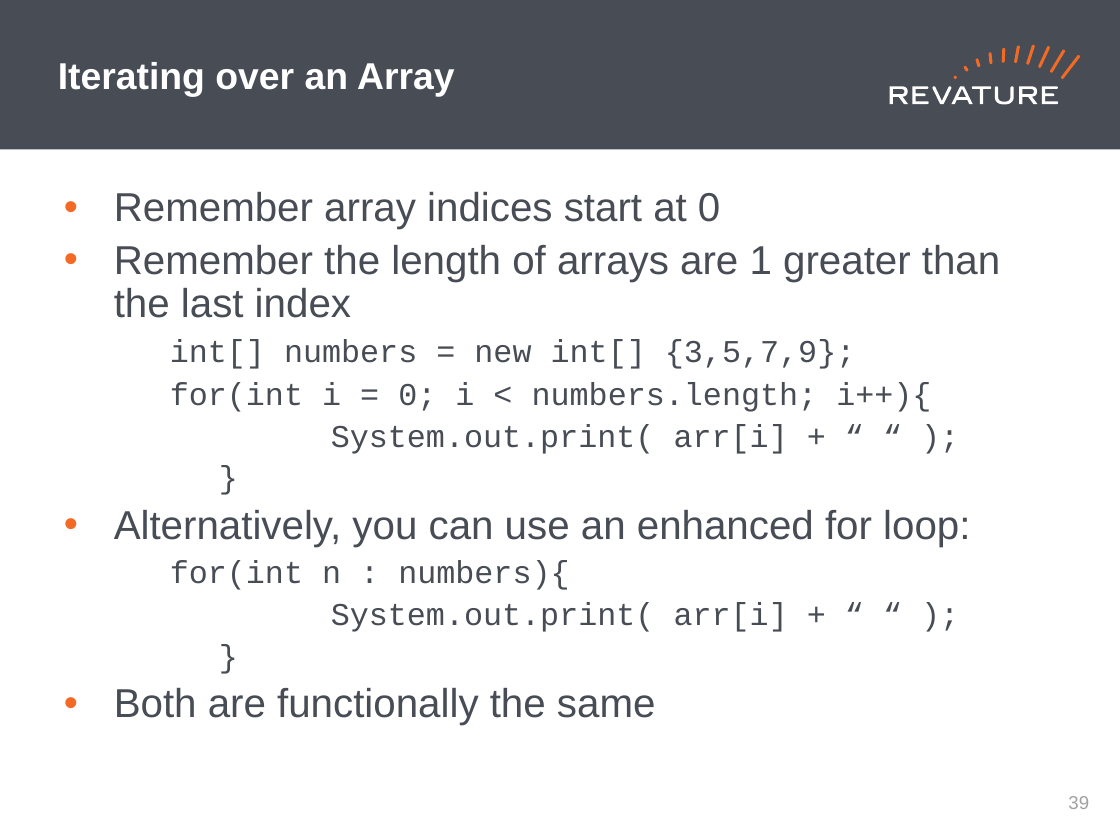
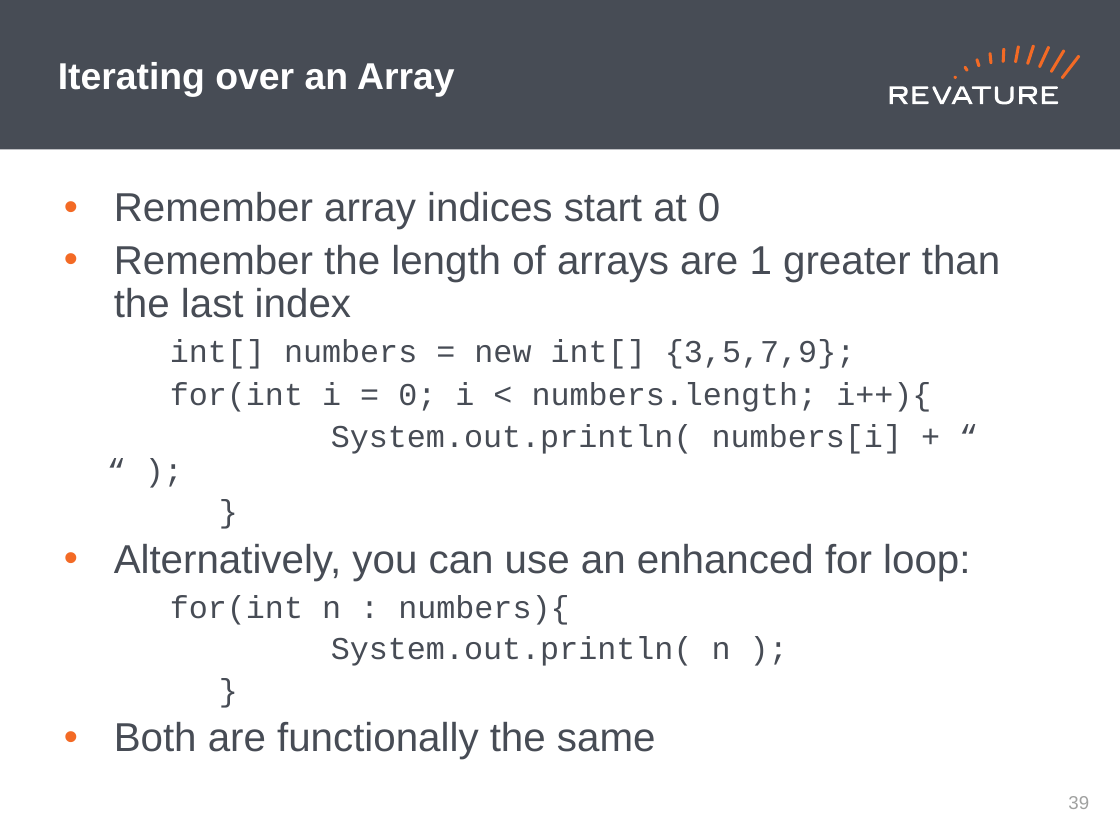
Before and after one commit to jhigherevature/ROCP-210412, a slide deck: slide 40 of powerpoints/Roc_Day02 - Operators_Methods_Arrays_FlowControl.pptx. Drawn at 1120x840 pixels with LibreOffice and Linux fonts; fonts in the diff are those of the drawing. Boxes give left, top, right and bottom in pixels: in the first picture for what was removed or moved away, otherwise in the second. Text is boxed around its words. In the diff, an @@ line names an element or a change of style, - is before the commit and + after.

```diff
--- a/powerpoints/Roc_Day02 - Operators_Methods_Arrays_FlowControl.pptx
+++ b/powerpoints/Roc_Day02 - Operators_Methods_Arrays_FlowControl.pptx
@@ text at [331,424,902,454]: text changed @@
-  System.out.print( arr[i] + “ “ );
+  System.out.println( numbers[i] + “ “ );
@@ text at [331,636,731,666]: text changed @@
-  System.out.print( arr[i] + “ “ );
+  System.out.println( n );
```
Also in this commit, not shown: 9 other files.
